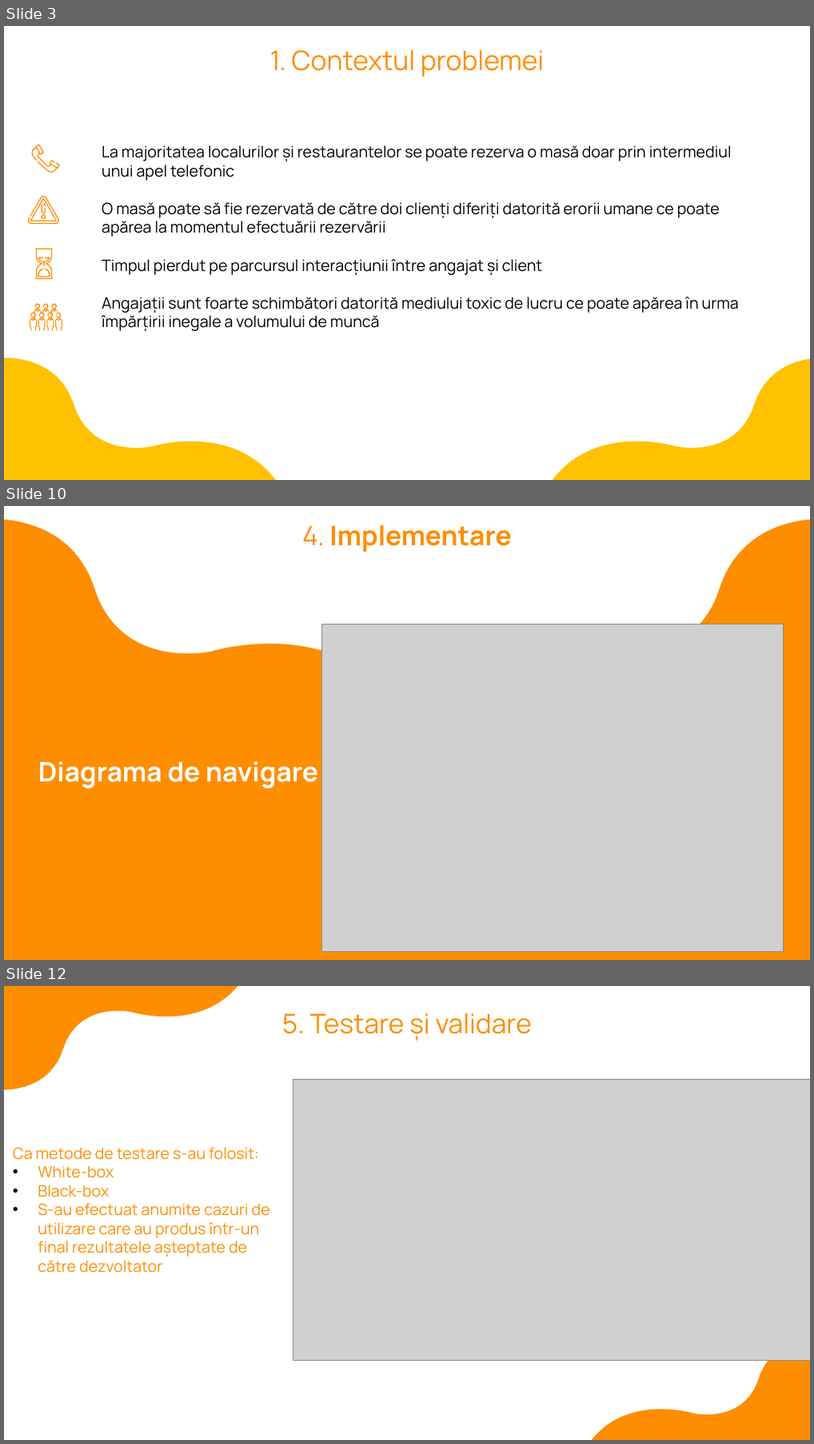
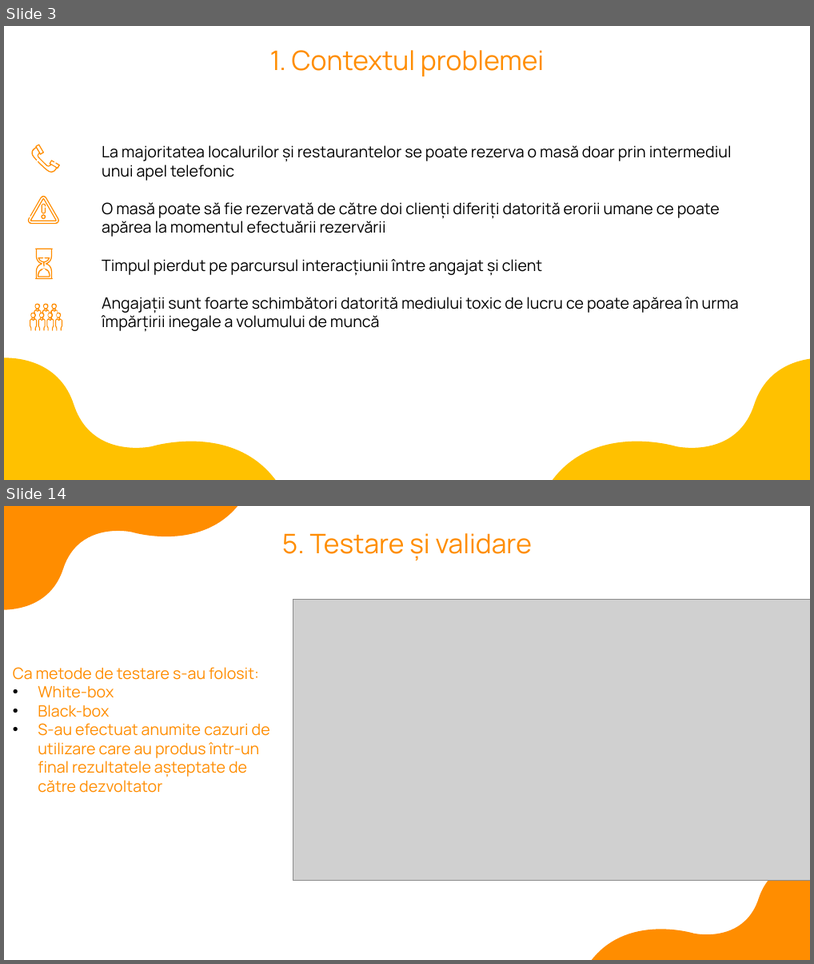
Before and after one commit to StanciuOctav/QuickPlate, a slide deck: QuickPlate/Stanciu_Ioan_Octavian_prezentare.pptx. Shown one above the other, each under a label of ours: slides 3, 10 and 12 before the commit, slides 3 and 14 after it; the slides between them are not shown. The pictures are 814x1444 and 814x964 pixels, drawn with LibreOffice and Linux fonts; fonts in the diff are those of the drawing; grey boxes stand for pictures. Boxes give left, top, right and bottom in pixels: in the first picture for what was removed or moved away, otherwise in the second. Text is boxed around its words. In the diff, an @@ line names an element or a change of style, - is before the commit and + after.

```diff
--- a/QuickPlate/Stanciu_Ioan_Octavian_prezentare.pptx
+++ b/QuickPlate/Stanciu_Ioan_Octavian_prezentare.pptx
@@ slide 10 removed at (4,506,810,960), background #FFFFFF @@
@@ freeform shape removed at (4,519,810,780) @@
@@ text removed at (302,525,511,552) @@
-4. Implementare
@@ picture removed at (322,624,785,951) @@
@@ rectangle removed at (4,762,810,960) @@
@@ text removed at (38,761,318,788) @@
-Diagrama de navigare
@@ what was slide 12 is now slide 14 @@
```
Also in this commit, not shown: 6 slides changed, 4 slides added, 1 other slide removed, 8 other files.
